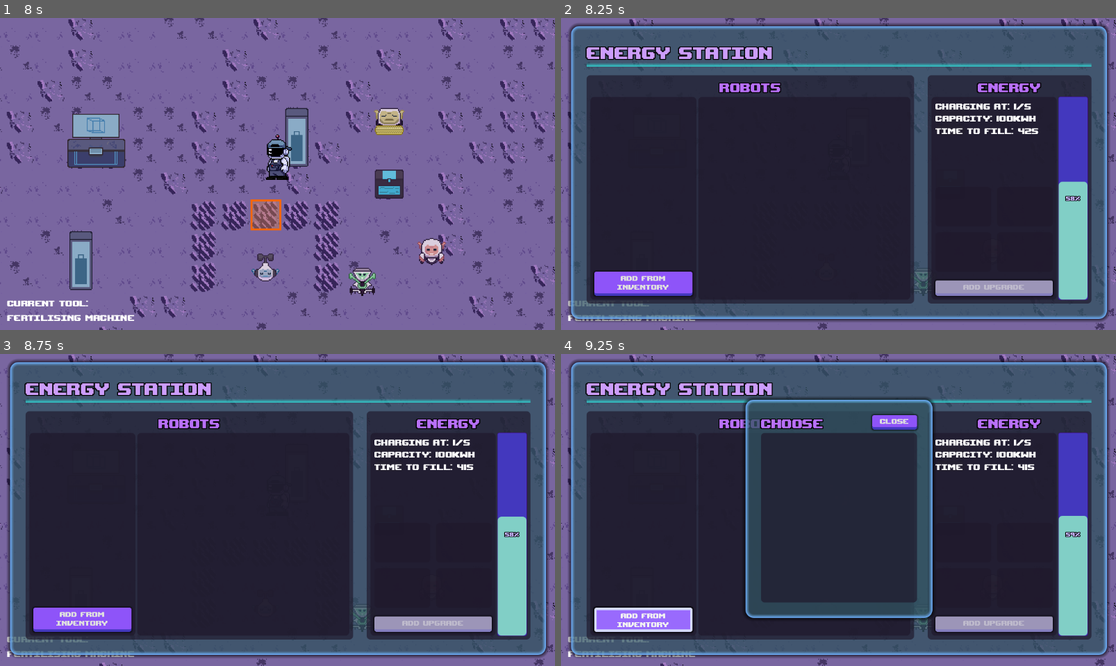
Above: before the commit, frames 1-4 (two rows, left to right).
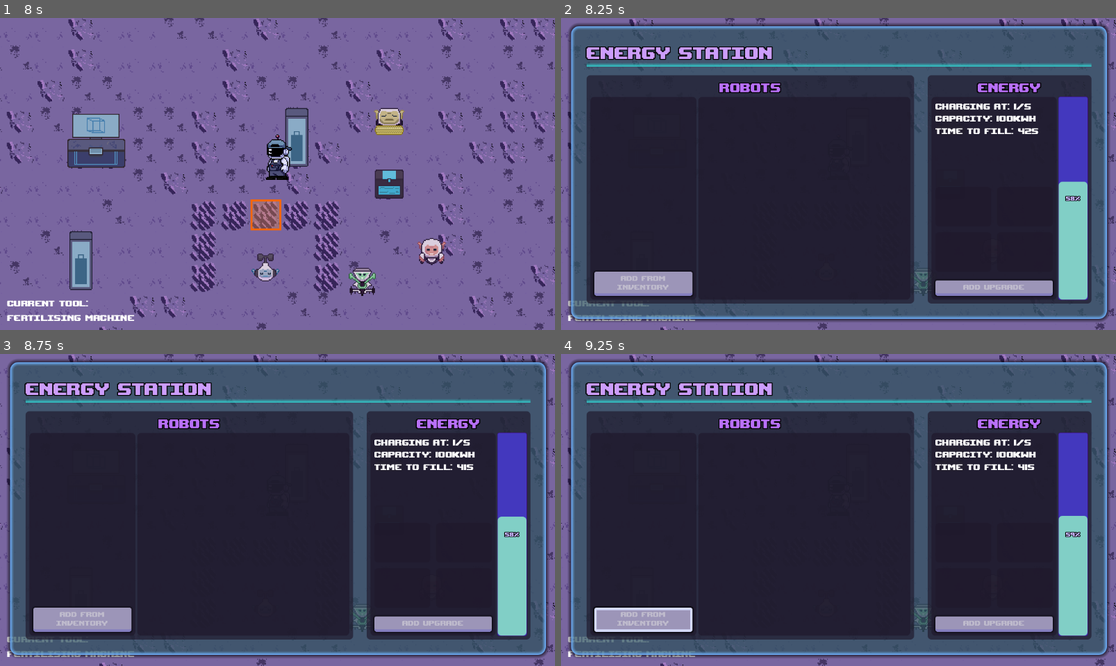
Above: after the commit, the same moments.

Repository: DevFTB/Moonbeam-Meadows
Game: Godot game, scene res://Level/moon.tscn
The game is run twice, just before and just after one commit, with the same random seed, the same clock (stepped at 60 frames per second) and the same inputs.
Inputs (mouse positions are in pixels of both pictures, inside the frame that each line leads up to):
- Up to frame 1 (8 s): tap Enter at 0.5, 5, 6.5 s; move the mouse to (399, 158) at 0.52 s; hold D (move_right) 0.53-1.25 s; hold E (interact) 0.53-1.25 s; click (399, 158) at 0.67 s; drag from (166, 189) to (299, 105) at 1.27 s; tap Space at 2, 5.75 s; move the mouse to (333, 105) at 2.02 s; hold D (move_right) 2.03-2.75 s; hold F (pickup) 2.03-2.75 s; tap E (interact) every 1.5 s from 2.3 to 6.8 s; drag from (249, 236) to (11, 105) at 2.77 s; move the mouse to (444, 220) at 3.52 s; hold A (move_left) 3.53-4.25 s; hold 2 (select_tool2) 3.53-4.25 s; drag from (111, 127) to (388, 152) at 4.27 s; move the mouse to (305, 174) at 5.02 s; hold S (move_down) 5.03-5.75 s; hold 4 (select_tool4) 5.03-5.75 s; click (305, 174) at 5.17 s; drag from (194, 96) to (388, 99) at 5.77 s; move the mouse to (399, 158) at 6.52 s; press the mouse at (399, 158) at 6.53 s; hold W (move_up) 6.53-7.25 s; release the mouse at (399, 158) at 7.25 s; drag from (166, 189) to (266, 276) at 7.27 s
- Up to frame 2 (8.25 s): tap Space at 8 s; move the mouse to (894, 105) at 8.02 s; hold S (move_down) from 8.03 s (still down); hold E (interact) from 8.03 s (still down)
- Up to frame 3 (8.75 s): keep holding S (move_down); keep holding E (interact)
- Up to frame 4 (9.25 s): release S (move_down) at 8.75 s; release E (interact) at 8.75 s; click (644, 619) at 8.75 s, where only the run before the commit has a clickable "Add from Inventory"

Frame 1 is identical in both runs. In frame 2, 1.4% of the frame differs, in the area x 6-24%, y 81-90%; in frame 3, 1.4%; in frame 4, 7.8%, in the area x 6-68%, y 13-90%.

Commit message:
add from inv button disables properly

Diff:
--- a/Level/Energy Station/EnergyStationGUI.gd
+++ b/Level/Energy Station/EnergyStationGUI.gd
@@ -5,6 +5,7 @@
 @export var robot_upgrade_gui : Control
 @export var robot_details : Control
 @export var robot_inv_list : Control
+@export var add_from_inventory_button : Button
 
 var selected_robot = null
 var energy_station = null
@@ -58,13 +59,16 @@
 	else:
 		robot_details.visible = false
 
-		pass
-
 	for child in robot_inv_list.get_children():
 		child.queue_free()
 
+
 	if energy_station != null:
+		if energy_station.interacting_player:
+			add_from_inventory_button.disabled = energy_station.interacting_player.get_inventory(InventoryItem.ItemType.ROBOT).get_amount_of_items() == 0
+
 		for robot in energy_station.robots:
+
 			var robot_type = level.lookup_robot(robot.pickup_item)
 
 			var new_tile = robot_list_tile.instantiate()
--- a/Level/moon.tscn
+++ b/Level/moon.tscn
@@ -579,7 +579,7 @@
 [node name="QuestDisplay4" parent="CanvasLayer/GUI/OverscreenUI/PhoneGUI/Quests/MarginContainer/VBoxContainer/HBoxContainer" instance=ExtResource("12_nsnn6")]
 layout_mode = 2
 
-[node name="EnergyStationGUI" type="Control" parent="CanvasLayer/GUI/OverscreenUI" node_paths=PackedStringArray("path_editing_gui", "robot_upgrade_gui", "robot_details", "robot_inv_list", "identify_camera")]
+[node name="EnergyStationGUI" type="Control" parent="CanvasLayer/GUI/OverscreenUI" node_paths=PackedStringArray("path_editing_gui", "robot_upgrade_gui", "robot_details", "robot_inv_list", "add_from_inventory_button", "identify_camera")]
 layout_mode = 1
 anchors_preset = 15
 anchor_right = 1.0
@@ -595,6 +595,7 @@
 robot_upgrade_gui = NodePath("AddUpgradesPopup")
 robot_details = NodePath("Content/VBox/VBox/HBox/Robots/VBox/RobotsArea/RobotDetailsPanel/RobotDetailsParent")
 robot_inv_list = NodePath("Content/VBox/VBox/HBox/Robots/VBox/RobotsArea/AddFromInventory/RobotsListSection/ScrollContainer/RobotsList")
+add_from_inventory_button = NodePath("Content/VBox/VBox/HBox/Robots/VBox/RobotsArea/AddFromInventory/RobotsListSection/AddRobotButton")
 identify_camera = NodePath("../../../../IdentifyCamera")
 
 [node name="Panel" type="Panel" parent="CanvasLayer/GUI/OverscreenUI/EnergyStationGUI"]
